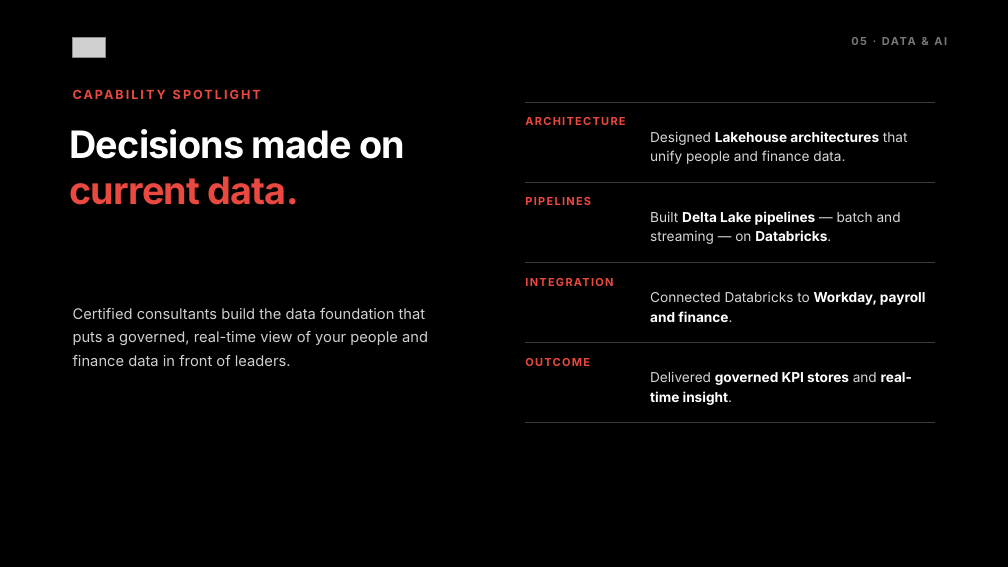
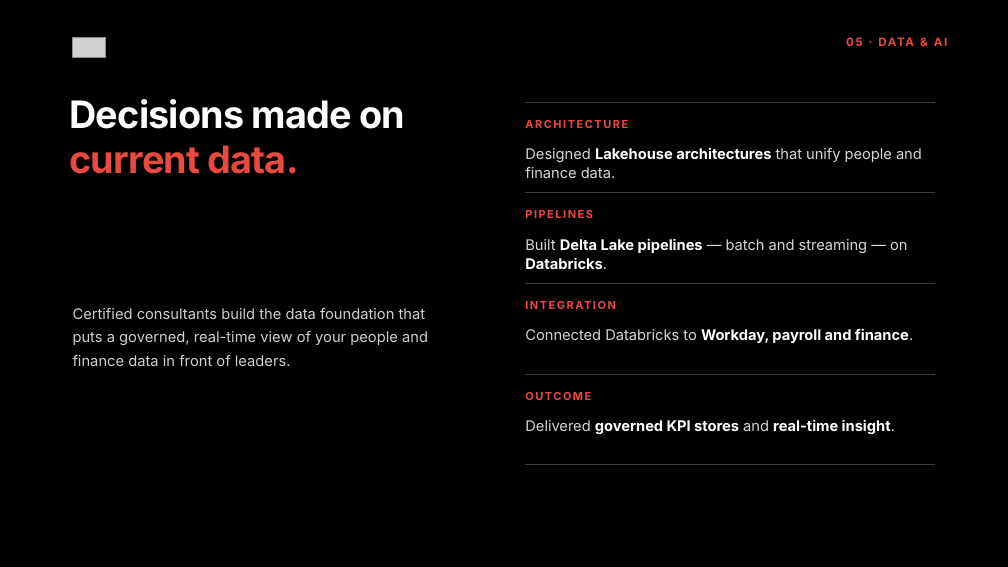
Before and after one commit to danielzrno/claude, a slide deck: slide 5 of design-system/02-editorial/editorial.pptx. Drawn at 1008x567 pixels with LibreOffice and Linux fonts; fonts in the diff are those of the drawing; grey boxes stand for pictures. Boxes give left, top, right and bottom in pixels: in the first picture for what was removed or moved away, otherwise in the second. Text is boxed around its words. In the diff, an @@ line names an element or a change of style, - is before the commit and + after.

```diff
--- a/design-system/02-editorial/editorial.pptx
+++ b/design-system/02-editorial/editorial.pptx
@@ text "05 · DATA & AI" at [878, 37, 914, 46]: size 10.5 to 11 pt, text colour #777777 to #EA493F @@
@@ text removed at [73, 87, 488, 113] @@
-CAPABILITY SPOTLIGHT
@@ text "Decisions made on current data.": place and size @@
-text "Decisions made on current data." at [70, 129, 405, 205]
+text "Decisions made on current data." at [70, 99, 405, 174]
@@ text "Designed Lakehouse architectures that unify ...": place and size @@
-text "Designed Lakehouse architectures that unify ..." at [650, 131, 908, 164]
+text "Designed Lakehouse architectures that unify ..." at [525, 148, 922, 178]
@@ letter spacing 1.3 to 1.5 pt; line spacing 1.05 to 1 in 4 elements at [526, 299, 935, 323], [526, 389, 935, 414], [525, 120, 628, 128], [525, 210, 593, 218] @@
@@ text "PIPELINES": place and size @@
-text "PIPELINES" at [525, 197, 591, 205]
+text "PIPELINES" at [525, 210, 593, 218]
@@ elbow line moved from (526, 182) - (935, 182) to (526, 193) - (935, 193) @@
@@ text "Built Delta Lake pipelines — ...": place and size @@
-text "Built Delta Lake pipelines — ..." at [650, 211, 901, 244]
+text "Built Delta Lake pipelines — ..." at [525, 238, 907, 269]
@@ elbow line moved from (526, 262) - (935, 262) to (526, 284) - (935, 284) @@
@@ text "INTEGRATION": place and size @@
-text "INTEGRATION" at [526, 274, 643, 335]
+text "INTEGRATION" at [526, 299, 935, 323]
@@ text "Connected Databricks to Workday, payroll ...": place and size @@
-text "Connected Databricks to Workday, payroll ..." at [650, 292, 926, 322]
+text "Connected Databricks to Workday, payroll ..." at [525, 328, 913, 343]
@@ text "OUTCOME": place and size @@
-text "OUTCOME" at [526, 355, 643, 415]
+text "OUTCOME" at [526, 389, 935, 414]
@@ elbow line moved from (526, 343) - (935, 343) to (526, 374) - (935, 374) @@
@@ size 13 to 14 pt, letter spacing 0 to -0.1 pt; line spacing 1.18 to 1.1; vertical alignment middle to top in 4 elements at [525, 148, 922, 178], [525, 238, 907, 269], [525, 328, 913, 343], [525, 419, 895, 434] @@
@@ text "Delivered governed KPI stores and ...": place and size @@
-text "Delivered governed KPI stores and ..." at [650, 372, 912, 405]
+text "Delivered governed KPI stores and ..." at [525, 419, 895, 434]
@@ elbow line moved from (526, 423) - (935, 423) to (526, 465) - (935, 465) @@
```
Also in this commit, not shown: 5 other slides changed, 6 other files.
